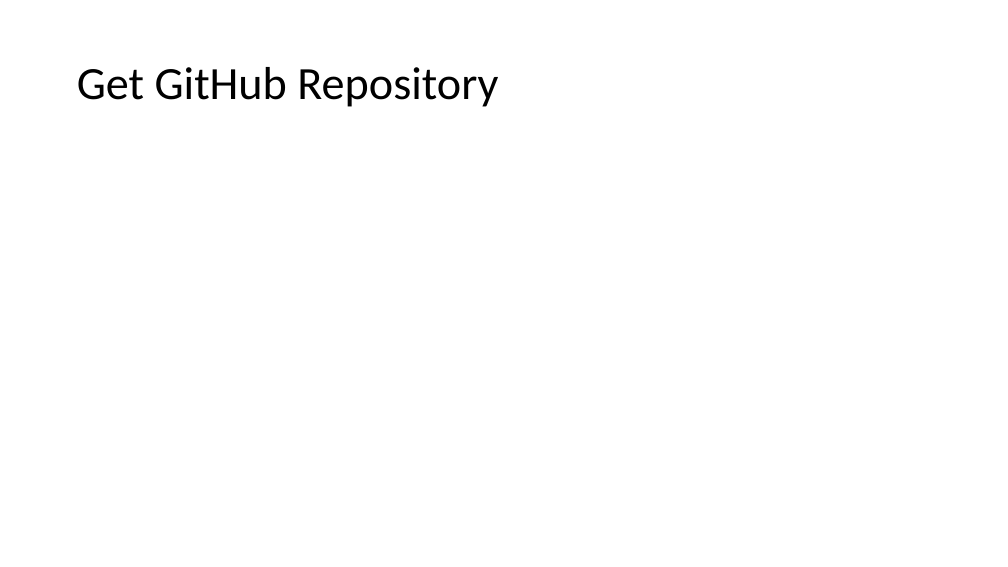
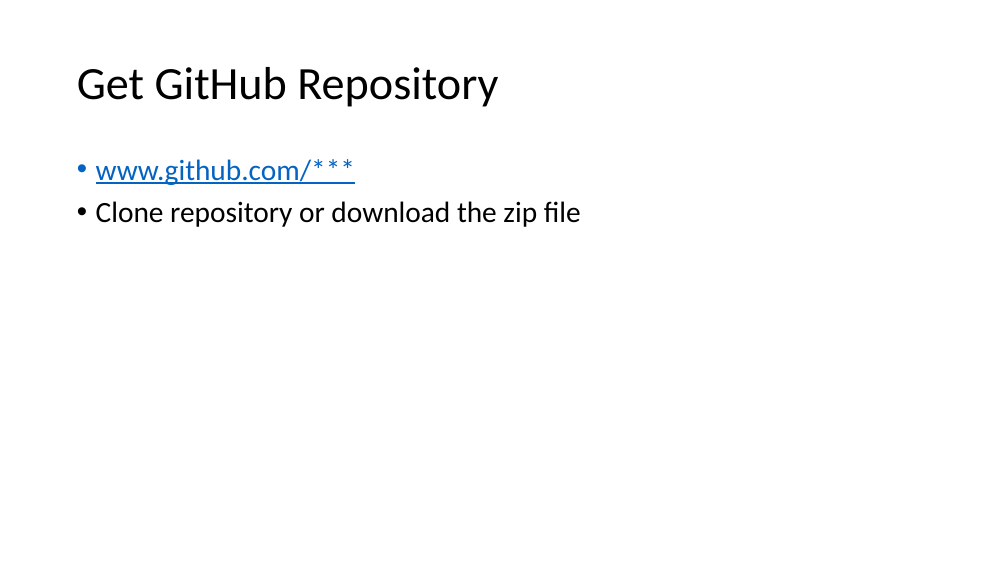
Before and after one commit to LimnoTech/Python-Data-Analysis-Course, a slide deck: slide 6 of Day1/IntroToPython/IntroToPython.pptx. Drawn at 1008x567 pixels with LibreOffice and Linux fonts; fonts in the diff are those of the drawing. Boxes give left, top, right and bottom in pixels: in the first picture for what was removed or moved away, otherwise in the second. Text is boxed around its words. In the diff, an @@ line names an element or a change of style, - is before the commit and + after.

```diff
--- a/Day1/IntroToPython/IntroToPython.pptx
+++ b/Day1/IntroToPython/IntroToPython.pptx
@@ text added at bbox=[96, 159, 581, 227], 28 pt, text #000000 @@
+• www.github.com/***
+• Clone repository or download the zip file
```
Also in this commit, not shown: 3 other slides changed, 8 slides added, 1 slide removed, 4 other files.
